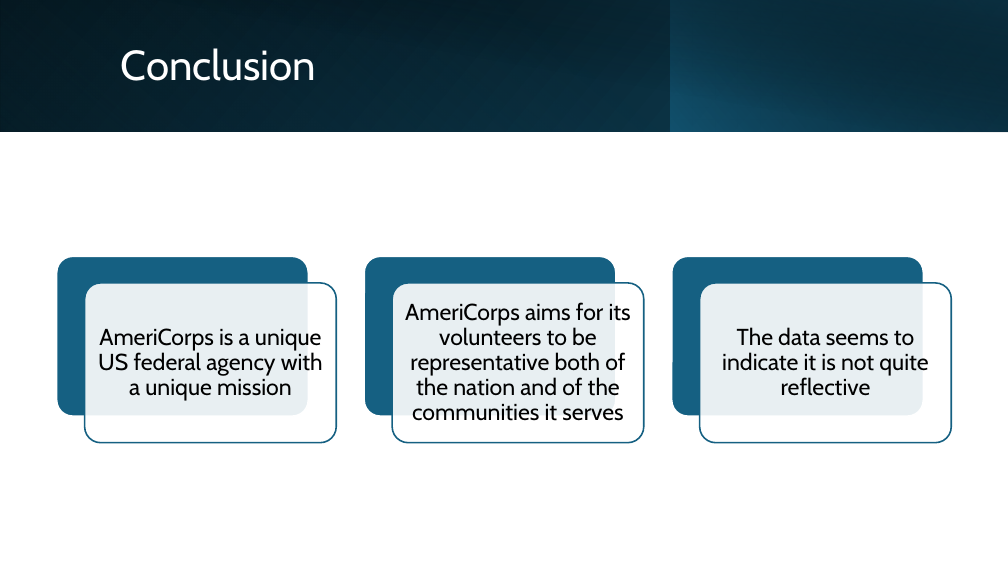
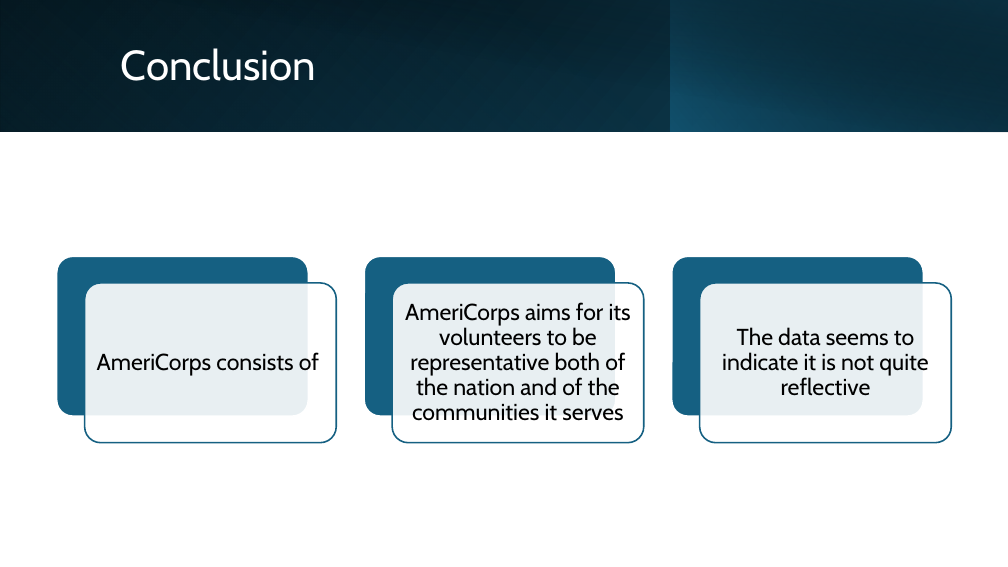
Before and after one commit to Anusha-raju/AmeriCorps-Volunteers, a slide deck: slide 11 of AmeriCorps EDA.pptx (slide 12 before the commit). Drawn at 1008x567 pixels with LibreOffice and Linux fonts; fonts in the diff are those of the drawing. Boxes give left, top, right and bottom in pixels: in the first picture for what was removed or moved away, otherwise in the second. Text is boxed around its words. In the diff, an @@ line names an element or a change of style, - is before the commit and + after.

```diff
--- a/AmeriCorps EDA.pptx
+++ b/AmeriCorps EDA.pptx
@@ text at <box>97,352,319,376</box>: text changed @@
-AmeriCorps is a unique US federal agency with a unique mission
+AmeriCorps consists of
```
Also in this commit, not shown: 5 other slides changed, 1 slide removed, 2 other files.
